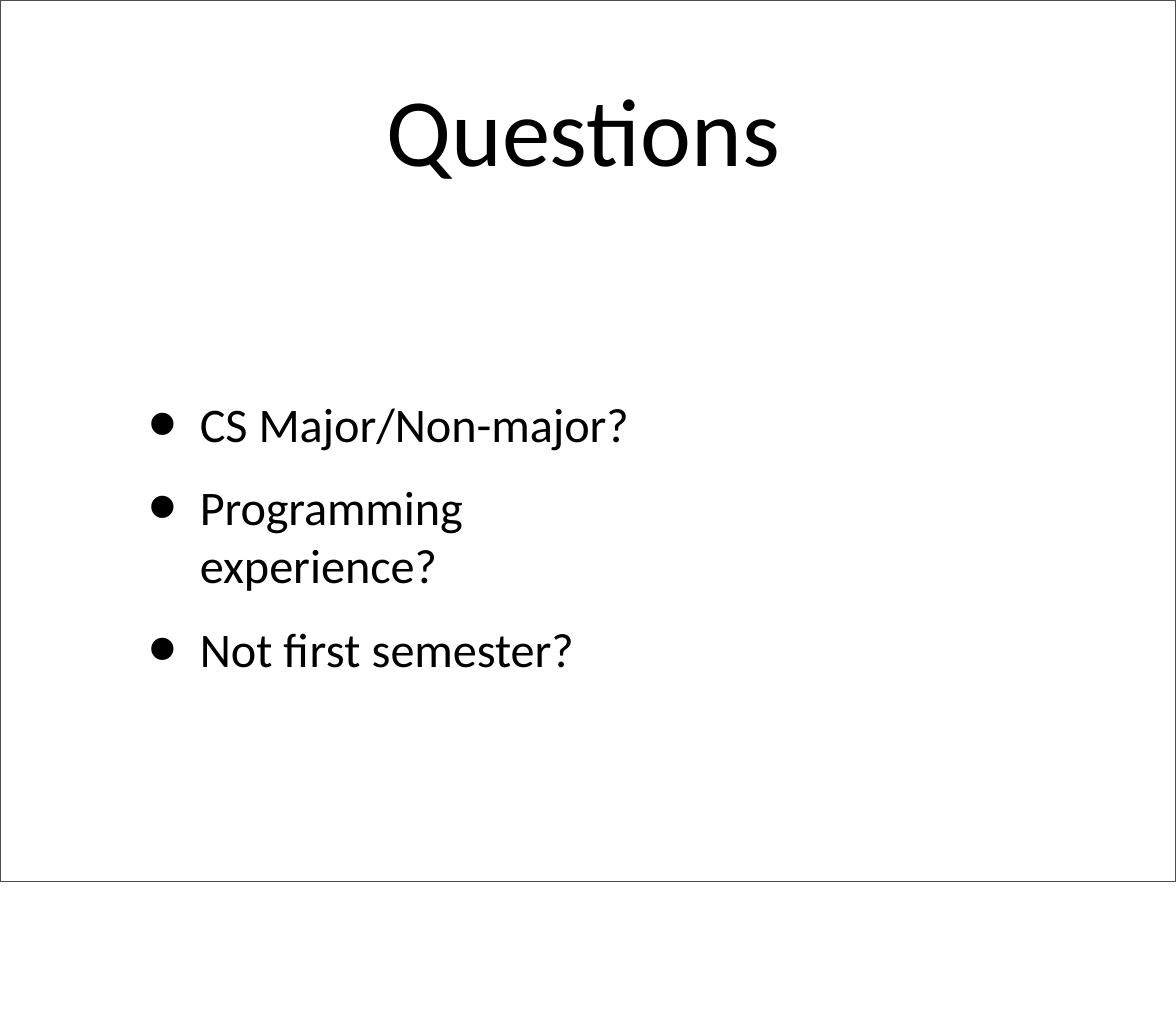
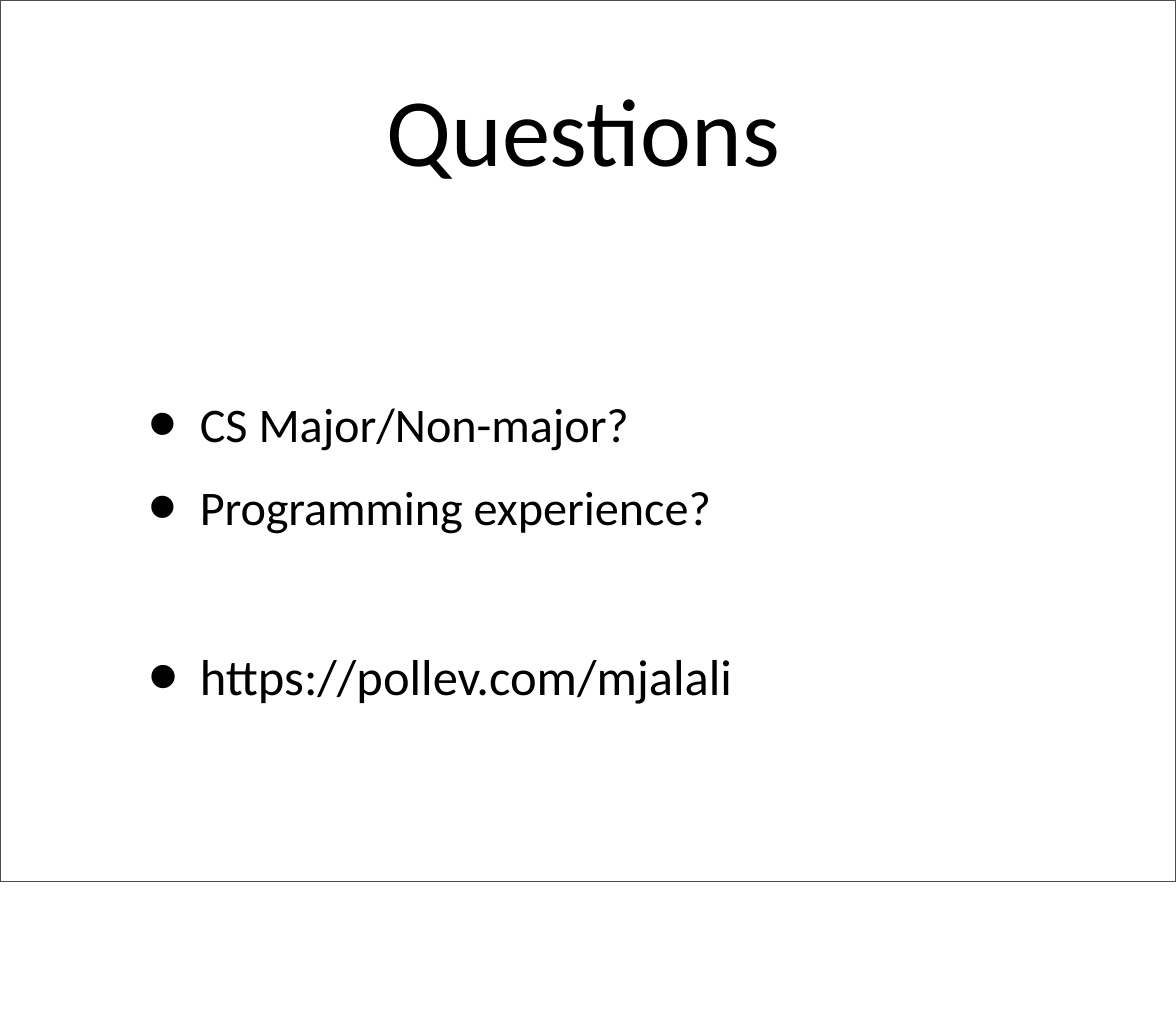
Before and after one commit to mjalalit/COMP110, a slide deck: slide 3 of lecture/week_1/week_1_notes_1.pptx. Drawn at 1176x1031 pixels with LibreOffice and Linux fonts; fonts in the diff are those of the drawing. Boxes give left, top, right and bottom in pixels: in the first picture for what was removed or moved away, otherwise in the second. Text is boxed around its words. In the diff, an @@ line names an element or a change of style, - is before the commit and + after.

```diff
--- a/lecture/week_1/week_1_notes_1.pptx
+++ b/lecture/week_1/week_1_notes_1.pptx
@@ text at (200, 660, 732, 704): text changed; size 42 to 44 pt @@
-• Not first semester?
+• https://pollev.com/mjalali
```
Also in this commit, not shown: 1 other slide changed, 3 other files.
